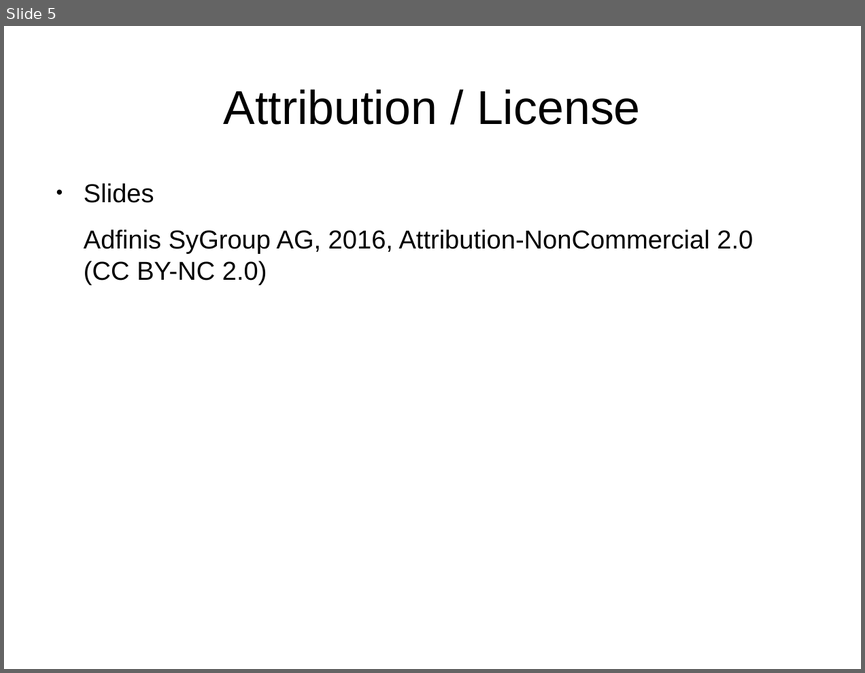
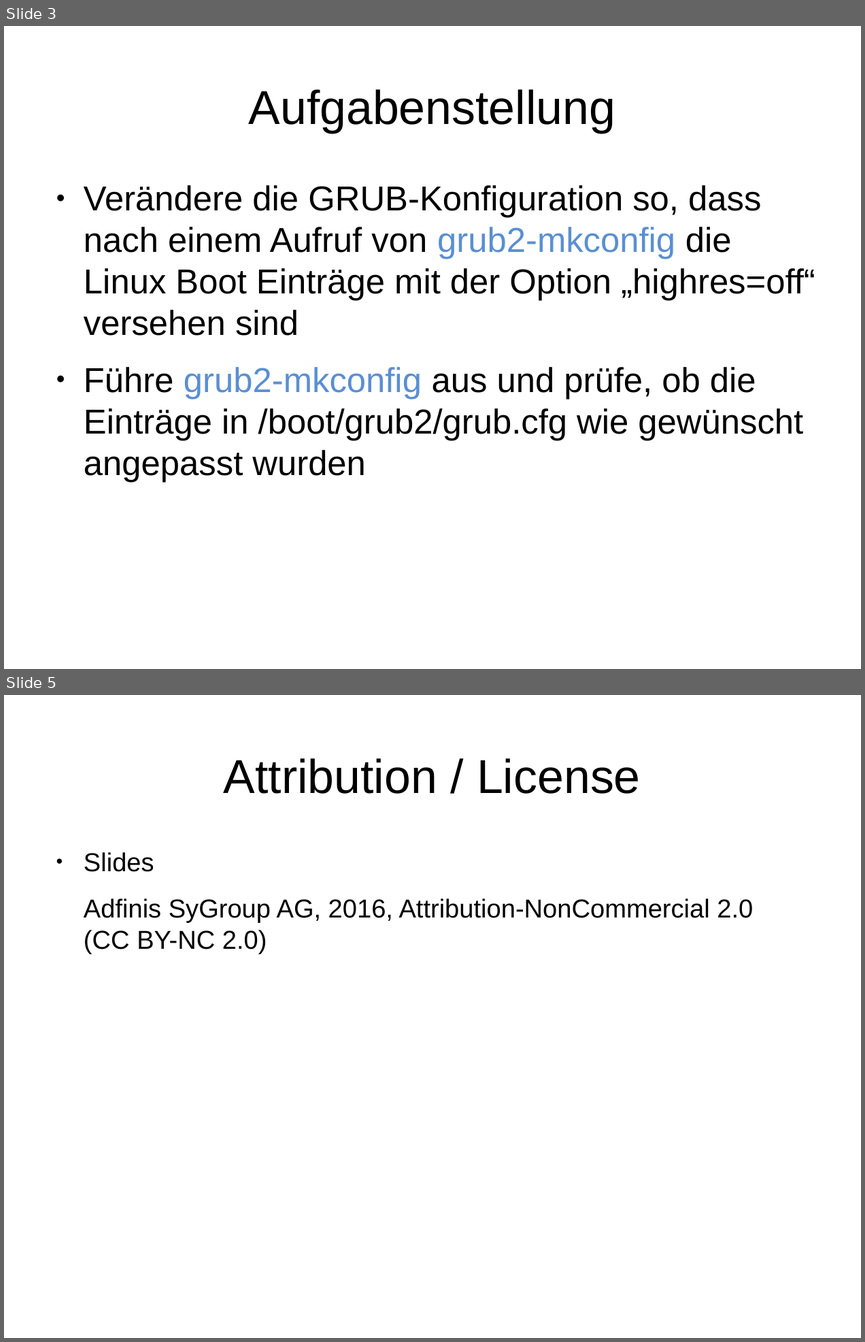
Before and after one commit to adfinis/adsy-trainings, a slide deck: SSA_SUSE-System-Administration/1004_grub2/modul_grub2_1004_03_handson.odp. Shown one above the other, each under a label of ours: slide 5 before the commit, slides 3 and 5 after it; the slides between them are not shown. The pictures are 865x673 and 865x1342 pixels, drawn with LibreOffice and Linux fonts; fonts in the diff are those of the drawing. Boxes give left, top, right and bottom in pixels: in the first picture for what was removed or moved away, otherwise in the second. Text is boxed around its words. In the diff, an @@ line names an element or a change of style, - is before the commit and + after.

Commit message:
update module grub2

```diff
--- a/SSA_SUSE-System-Administration/1004_grub2/modul_grub2_1004_03_handson.odp
+++ b/SSA_SUSE-System-Administration/1004_grub2/modul_grub2_1004_03_handson.odp
@@ slide 3 added at (4, 26, 861, 669), background #FFFFFF @@
@@ title added at (249, 89, 615, 133), 44 pt, text #000000 @@
+Aufgabenstellung
@@ text added at (84, 185, 815, 482), 32 pt, text #000000 @@
+● Verändere die GRUB-Konfiguration so, dass nach einem Aufruf von grub2-mkconfig die Linux Boot Einträge mit der Option „highres=off“ versehen sind
+● Führe grub2-mkconfig aus und prüfe, ob die Einträge in /boot/grub2/grub.cfg wie gewünscht angepasst wurden
```
Also in this commit, not shown: 2 slides changed, 1 other slide added, 2 slides removed, 1 other file.
